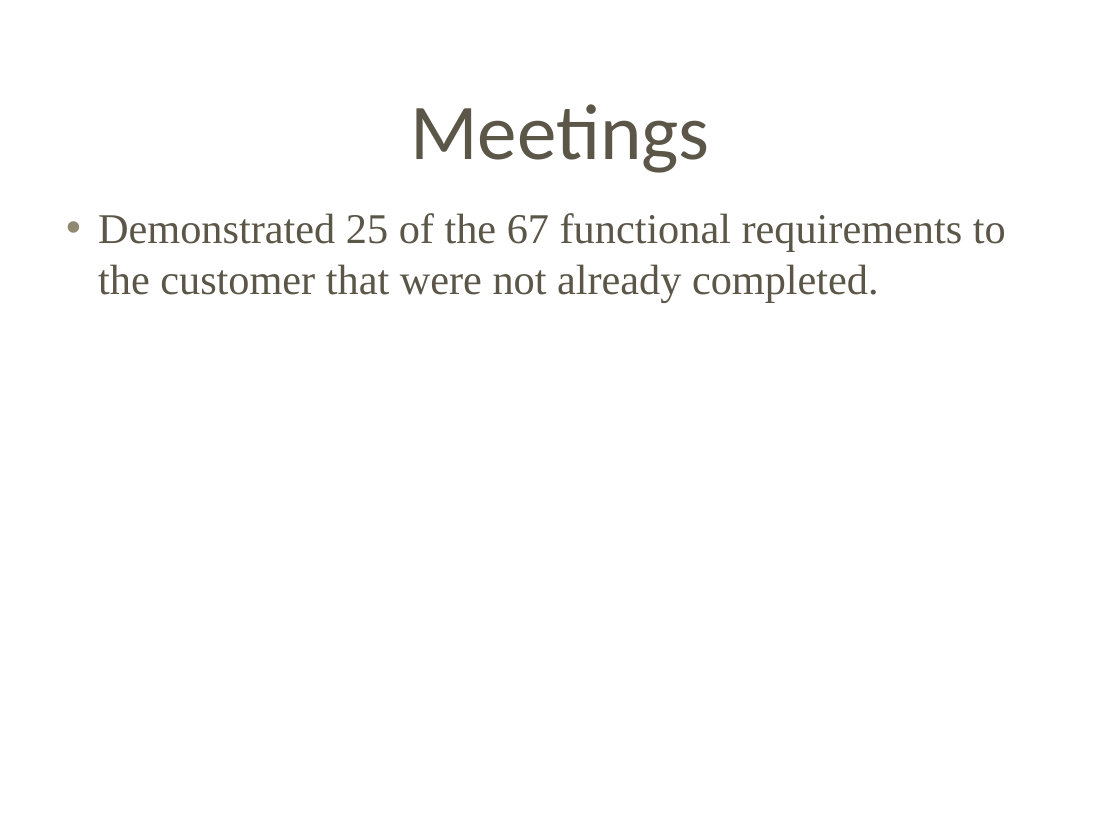
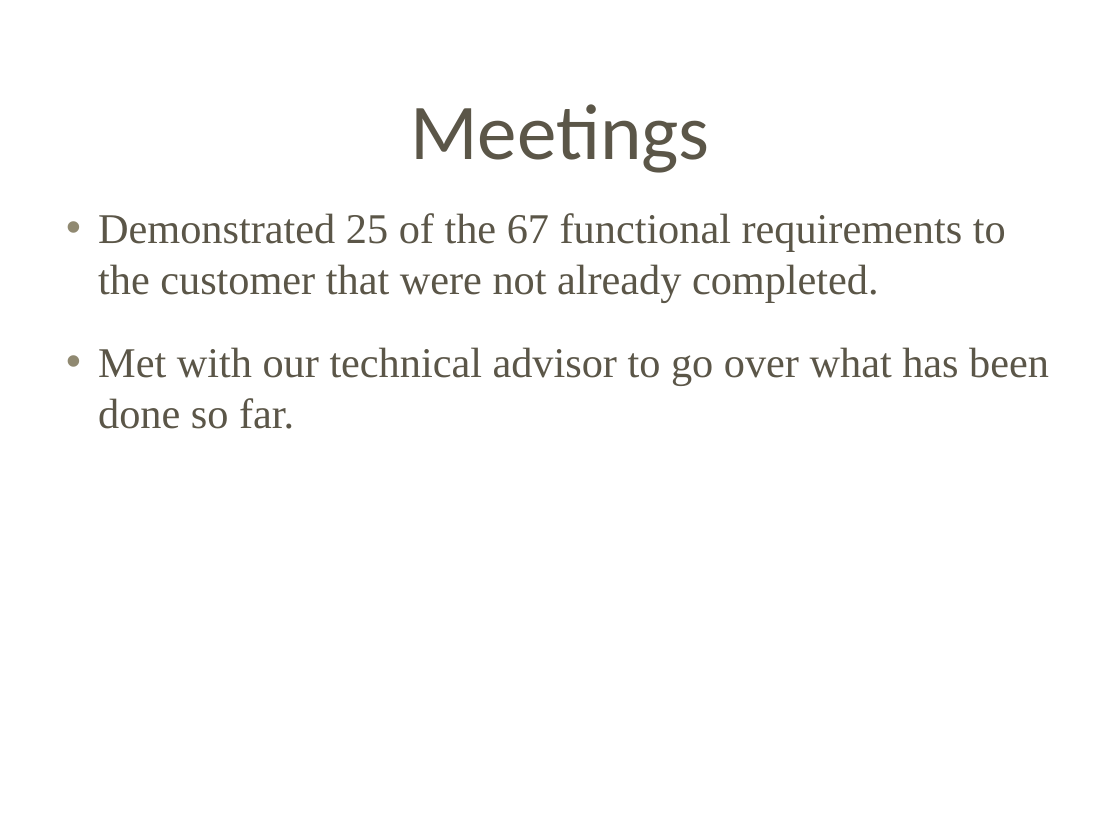
Before and after one commit to Letractively/company-management-system, a slide deck: slide 5 of src/Docs/Milestone03.ppt. Drawn at 1120x840 pixels with LibreOffice and Linux fonts; fonts in the diff are those of the drawing; background and template pictures are left out. Boxes give left, top, right and bottom in pixels: in the first picture for what was removed or moved away, otherwise in the second. Text is boxed around its words. In the diff, an @@ line names an element or a change of style, - is before the commit and + after.

```diff
--- a/src/Docs/Milestone03.ppt
+++ b/src/Docs/Milestone03.ppt
@@ text at (x1=98, y1=347, x2=1049, y2=429): paragraph added @@
+• Met with our technical advisor to go over what has been done so far.
```
Also in this commit, not shown: 8 other slides changed, 6 other files.
